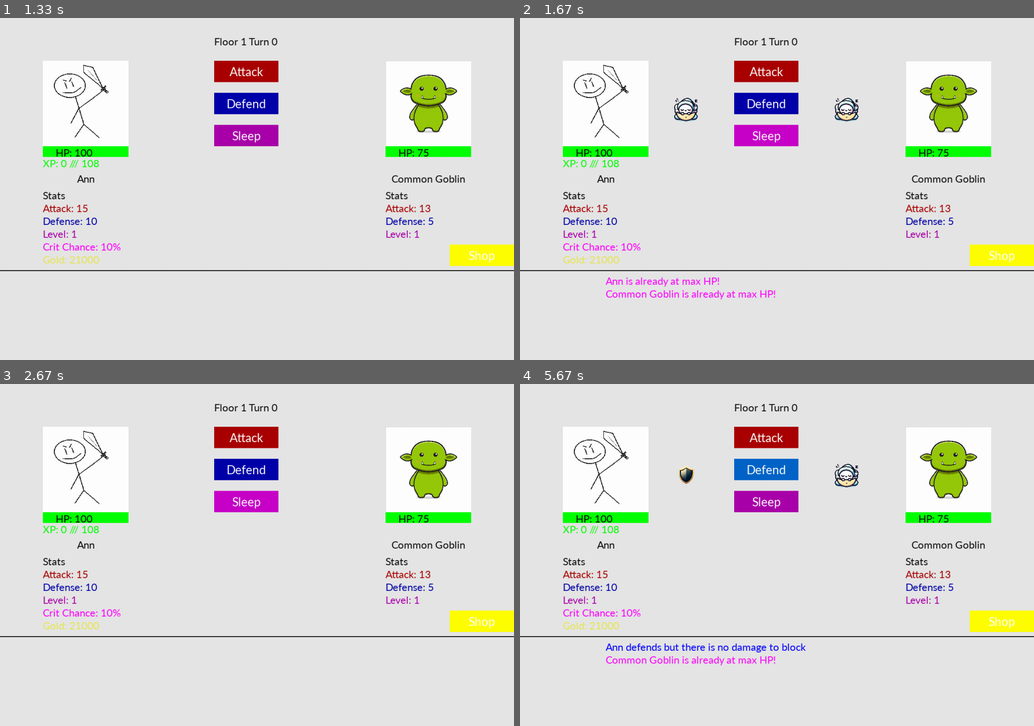
Above: before the commit, frames 1-4 (two rows, left to right).
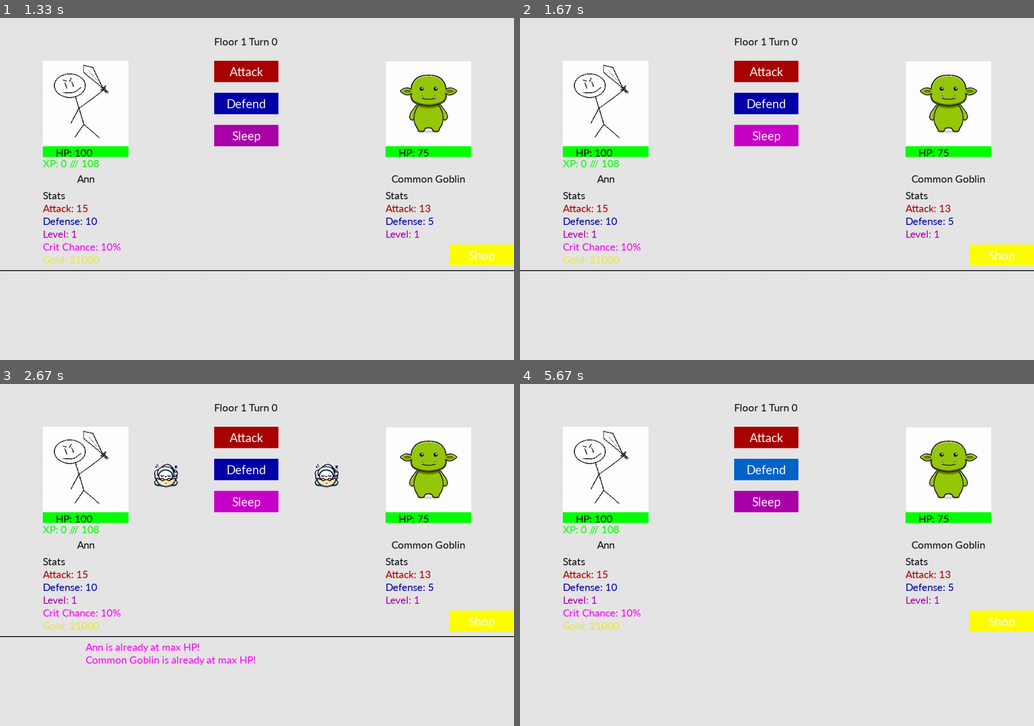
Above: after the commit, the same moments.

Repository: Krybto1/EBBS
Game: pygame game, started from pygame/pygame_ver.py
The game is run twice, just before and just after one commit, with the same random seed, the same clock (stepped at 60 frames per second) and the same inputs.
Inputs (mouse positions are in pixels of both pictures, inside the frame that each line leads up to):
- Up to frame 1 (1.33 s): type "Ann (at the terminal prompt)" at 0 s; click (236, 202) at 0.38 s
- Up to frame 2 (1.67 s): click "Sleep" at 1.35 s
- Up to frame 3 (2.67 s): no input
- Up to frame 4 (5.67 s): move the mouse to (782, 589) at 2.93 s; click (782, 589) at 3.28 s; click "Defend" at 5.13 s

Frame 1 is identical in both runs. In frame 2, 1.0% of the frame differs, in the area x 16-66%, y 23-83%; in frame 3, 1.0%; in frame 4, 1.4%, in the area x 0-100%, y 23-83%.

Commit message:
Small Fixes

Diff:
--- a/Classes.py
+++ b/Classes.py
@@ -81,7 +81,7 @@
         return int(self.hp)
 
     def get_max_hp(self):
-        return int(100 + ((40 * self.level) ** 1.1) if self.level > 1 else 100)
+        return int(100 + (40 * self.level) if self.level > 1 else 100)
 
     def set_hp(self, hp):
         self.hp = hp
@@ -131,9 +131,9 @@
 
     def level_up(self):
         self.level += 1
-        self.hp = int(100 + ((40 * self.level) ** 1.1))
-        self.atk = int(15 + ((12 * self.level) ** 1.1))
-        self.defense = int(10 + ((6 * self.level) ** 1.1))
+        self.hp = int(self.get_max_hp())
+        self.atk = int(self.get_attack() + 12)
+        self.defense = int(self.get_defense() + 6)
 
     def draw_hp_bar(self, screen, x, y, width, height):
         pygame.draw.rect(screen, (255, 0, 0), (x, y, width, height))
@@ -188,9 +188,9 @@
                 print(f"Bought {item.name} for {item.price} gold.")
                 Knight1.set_attack(Knight1.get_attack() * max(item.atk, 1))
                 Knight1.set_defense(Knight1.get_defense() * max(item.defense, 1))
-                Knight1.set_crit_chance(Knight1.get_crit_chance() + max(item.crit_chance, 1))
-                Knight1.set_hp(Knight1.get_hp() + max(item.hp, 1))
-                Knight1.set_goldgain(Knight1.get_goldgain() + max(item.goldgain, 1))
+                Knight1.set_crit_chance(Knight1.get_crit_chance() + max(item.crit_chance, 0.000001))
+                Knight1.set_hp(Knight1.get_hp() * max(item.hp, 1))
+                Knight1.set_goldgain(Knight1.get_goldgain() + max(item.goldgain, 0.000001))
                 return item.name
             else:
                 print("Not enough gold!")
--- a/pygame/items.json
+++ b/pygame/items.json
@@ -24,7 +24,7 @@
     },
     {
       "name": "Slot 3",
-      "price": 50,
+      "price": 9999999999,
       "atk": 0,
       "defense": 0,
       "crit_chance": 0,
@@ -34,7 +34,7 @@
     },
     {
       "name": "Slot 4",
-      "price": 75,
+      "price": 9999999999,
       "atk": 0,
       "defense": 0,
       "crit_chance": 0,
@@ -44,7 +44,7 @@
     },
     {
       "name": "Slot 5",
-      "price": 200,
+      "price": 9999999999,
       "atk": 0,
       "defense": 0,
       "crit_chance": 0,
@@ -54,7 +54,7 @@
     },
     {
       "name": "Slot 6",
-      "price": 60,
+      "price": 9999999999,
       "atk": 0,
       "defense": 0,
       "crit_chance": 0,
@@ -64,7 +64,7 @@
     },
     {
       "name": "Slot 7",
-      "price": 120,
+      "price": 9999999999,
       "atk": 0,
       "defense": 0,
       "crit_chance": 0,
@@ -74,7 +74,7 @@
     },
     {
       "name": "Slot 8",
-      "price": 180,
+      "price": 9999999999,
       "atk": 0,
       "defense": 0,
       "crit_chance": 0,
@@ -84,7 +84,7 @@
     },
     {
       "name": "Slot 9",
-      "price": 90,
+      "price": 9999999999,
       "atk": 0,
       "defense": 0,
       "crit_chance": 0,
@@ -94,7 +94,7 @@
     },
     {
       "name": "Slot 10",
-      "price": 110,
+      "price": 9999999999,
       "atk": 0,
       "defense": 0,
       "crit_chance": 0,
--- a/pygame/pygame_ver.py
+++ b/pygame/pygame_ver.py
@@ -217,6 +217,7 @@
                             Boss1.set_hp(Boss1.get_hp() - (Knight1.get_attack() - Boss1.get_defense()))
                 shake_image(screen, img_enemy, (900, 100), shake_intensity=10, shake_duration=0.5,
                             bg_color=(230, 230, 230))
+                time.sleep(1)
             if Def_Button.is_clicked(event):
                 screen.blit(img_shield, (350, 175))
                 if boss_choice == "Defend":
@@ -242,6 +243,7 @@
                     screen.blit(font.render(f"{Boss1.get_name()} attacks {Knight1.get_name()} for {(Boss1.get_attack() - Knight1.get_defense())} damage", 1, (255, 0, 0)), (200, 630))
                     Knight1.set_hp(Knight1.get_hp() - ((Boss1.get_attack() - Knight1.get_defense()) / 2))
                     shake_image(screen, img_player, (100, 100), shake_intensity=10, shake_duration=0.5, bg_color=(230, 230, 230))
+                time.sleep(1)
             if Sleep_Button.is_clicked(event):
                 screen.blit(img_sleep, (350, 175))
                 if Knight1.get_hp() == Knight1.get_max_hp():
@@ -276,6 +278,7 @@
                         screen.blit(
                             font.render(f"{Boss1.get_name()} sleeps and heals for {boss_heal} HP", 1, (255, 0, 255)),
                             (200, 630))
+                    time.sleep(1)
 
             pygame.display.flip()
 
@@ -299,9 +302,9 @@
         screen.blit(font.render(f"Stats", 1, (10, 10, 10)), (100, 400))
         screen.blit(font.render(f"Attack: {int(Knight1.get_attack() + ItemsBonus)}", 1, (170, 0, 0)), (100, 430))
         screen.blit(font.render(f"Defense: {int(Knight1.get_defense())}", 1, (0, 0, 170)), (100, 460))
-        screen.blit(font.render(f"Level: {Knight1.get_level()}", 1, (170, 0, 170)), (100, 490))
-        screen.blit(font.render(f"Crit Chance: {Knight1.get_crit_chance()}%", 1, (255, 0, 255)), (100, 520))
-        screen.blit(font.render(f"Gold: {Knight1.get_gold()}", 1, (230, 230, 80)), (100, 550))
+        screen.blit(font.render(f"Level: {int(Knight1.get_level())}", 1, (170, 0, 170)), (100, 490))
+        screen.blit(font.render(f"Crit Chance: {int(Knight1.get_crit_chance())}%", 1, (255, 0, 255)), (100, 520))
+        screen.blit(font.render(f"Gold: {int(Knight1.get_gold())}", 1, (230, 230, 80)), (100, 550))
         screen.blit(img_player, (100, 100))
 
         Atk_Button.draw(screen)
Not shown, changed: Ideas
